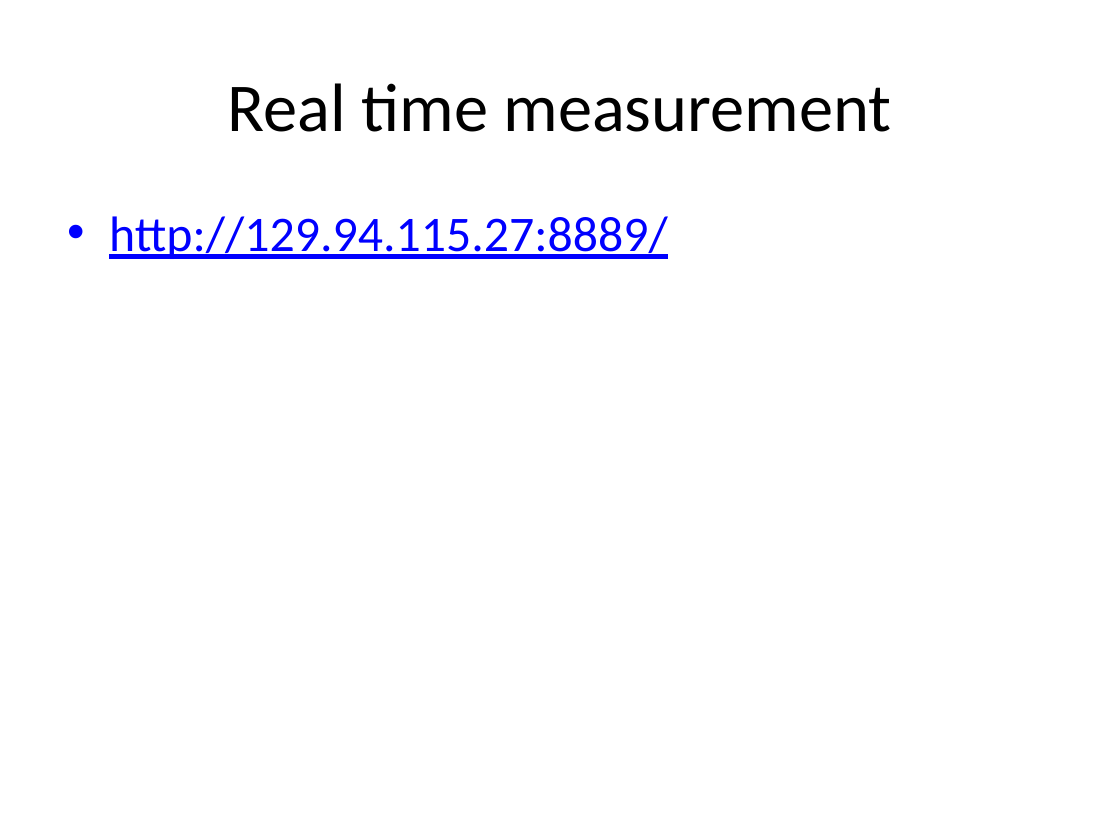
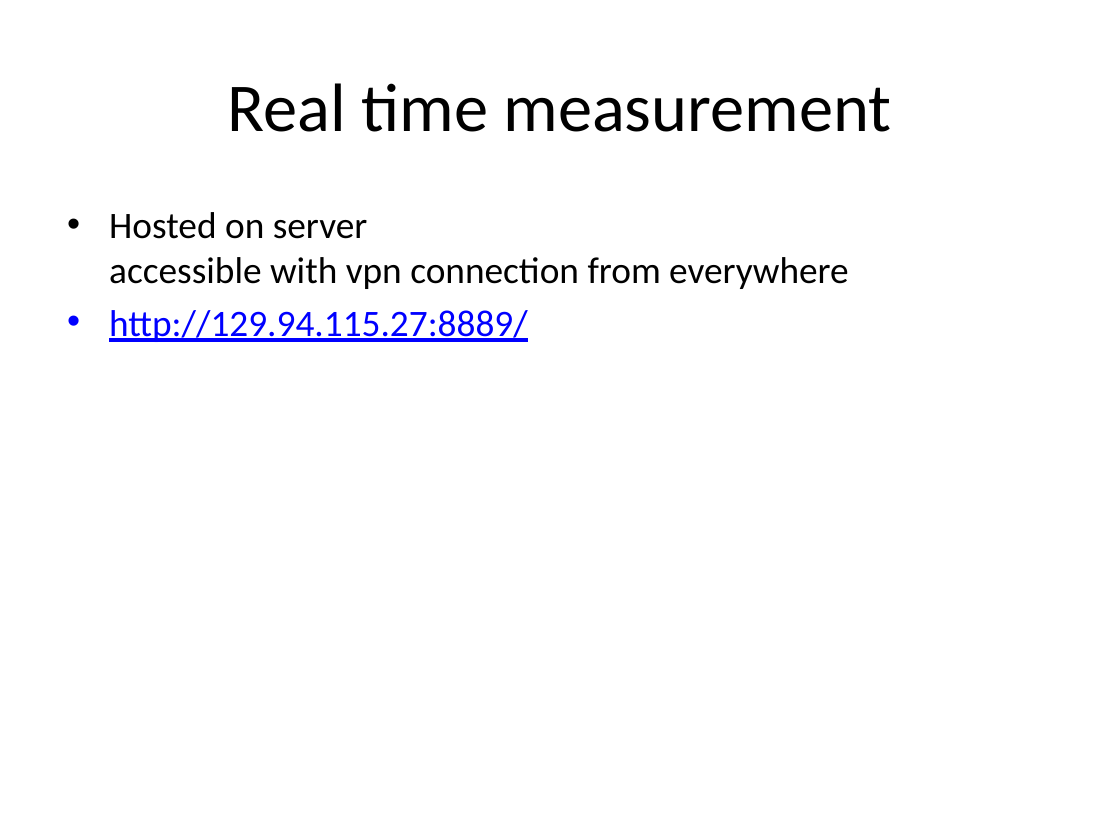
Before and after one commit to nulinspiratie/SilQ, a slide deck: slide 11 of personal/Steffi/How to presentation.pptx (slide 10 before the commit). Drawn at 1120x840 pixels with LibreOffice and Linux fonts; fonts in the diff are those of the drawing. Boxes give left, top, right and bottom in pixels: in the first picture for what was removed or moved away, otherwise in the second. Text is boxed around its words. In the diff, an @@ line names an element or a change of style, - is before the commit and + after.

```diff
--- a/personal/Steffi/How to presentation.pptx
+++ b/personal/Steffi/How to presentation.pptx
@@ text at (109, 212, 849, 289): paragraph added @@
+• Hosted on server
+  accessible with vpn connection from everywhere
@@ text at (109, 310, 528, 342): size 32 to 24 pt in "http://129.94.115.27:8889/"; less space between paragraphs @@
```
Also in this commit, not shown: 7 other slides changed, 3 slides added, 2 slides removed, 2 other files.
